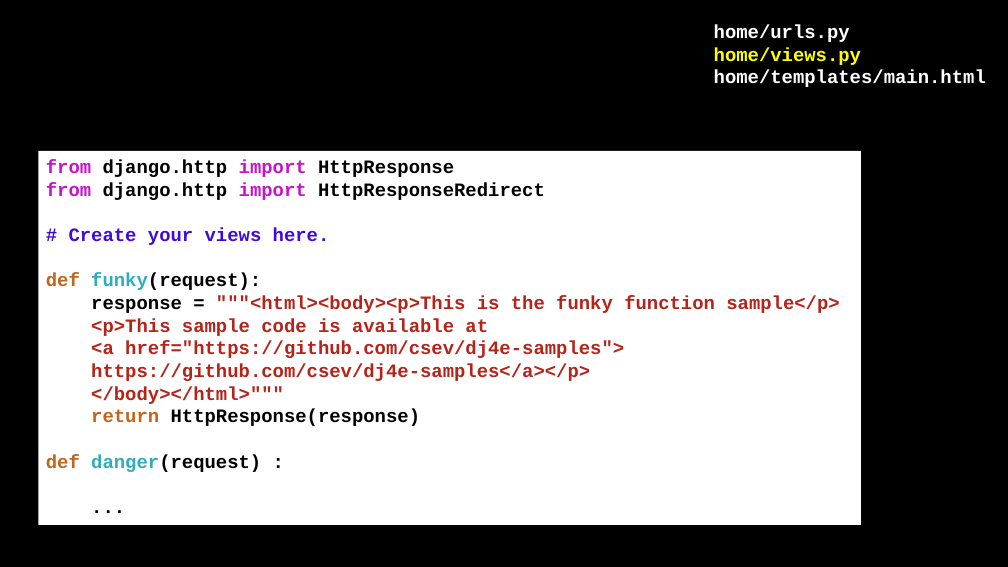
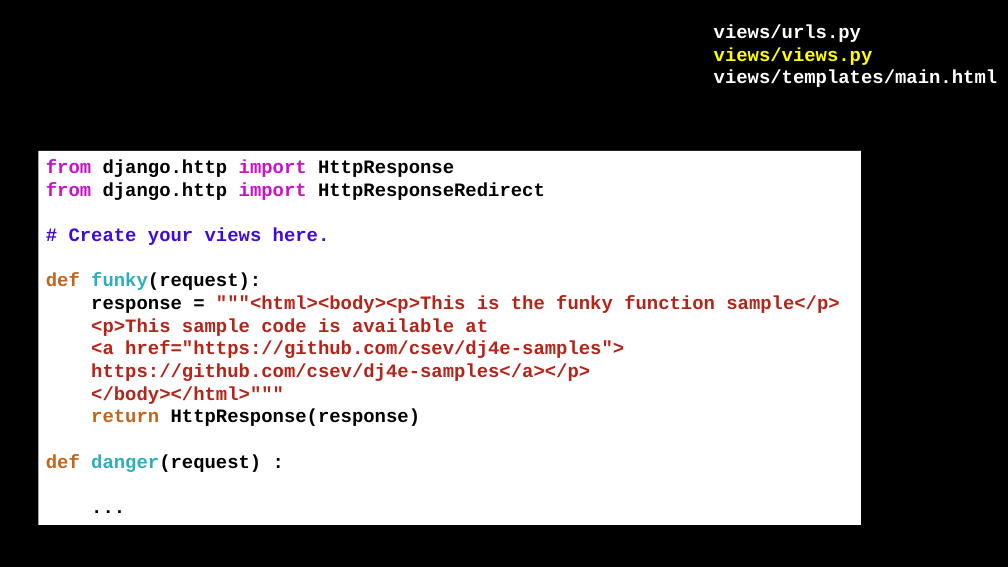
Before and after one commit to csev/dj4e, a slide deck: slide 6 of lectures/DJ-06-Views-Templates.pptx. Drawn at 1008x567 pixels with LibreOffice and Linux fonts; fonts in the diff are those of the drawing. Boxes give left, top, right and bottom in pixels: in the first picture for what was removed or moved away, otherwise in the second. Text is boxed around its words. In the diff, an @@ line names an element or a change of style, - is before the commit and + after.

```diff
--- a/lectures/DJ-06-Views-Templates.pptx
+++ b/lectures/DJ-06-Views-Templates.pptx
@@ text at [714,25,998,87]: text changed @@
-home/urls.py
-home/views.py
-home/templates/main.html
+views/urls.py
+views/views.py
+views/templates/main.html
```
Also in this commit, not shown: 3 other slides changed, 1 other file.
